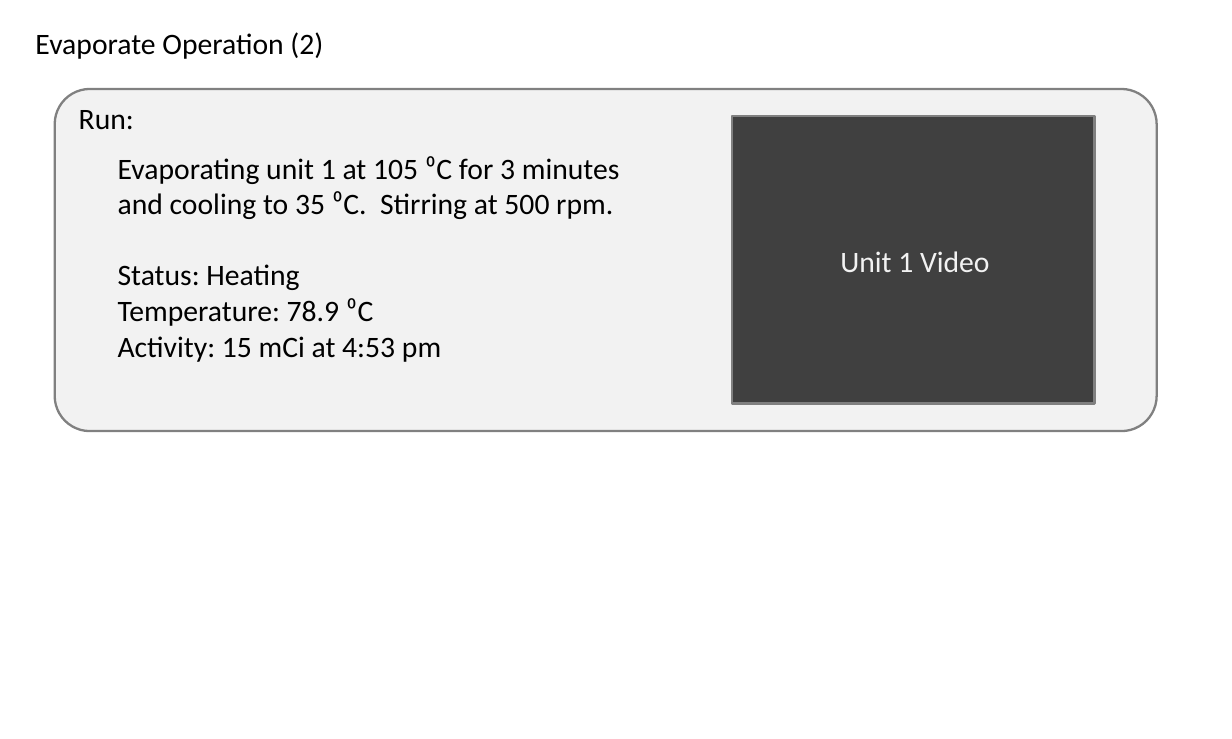
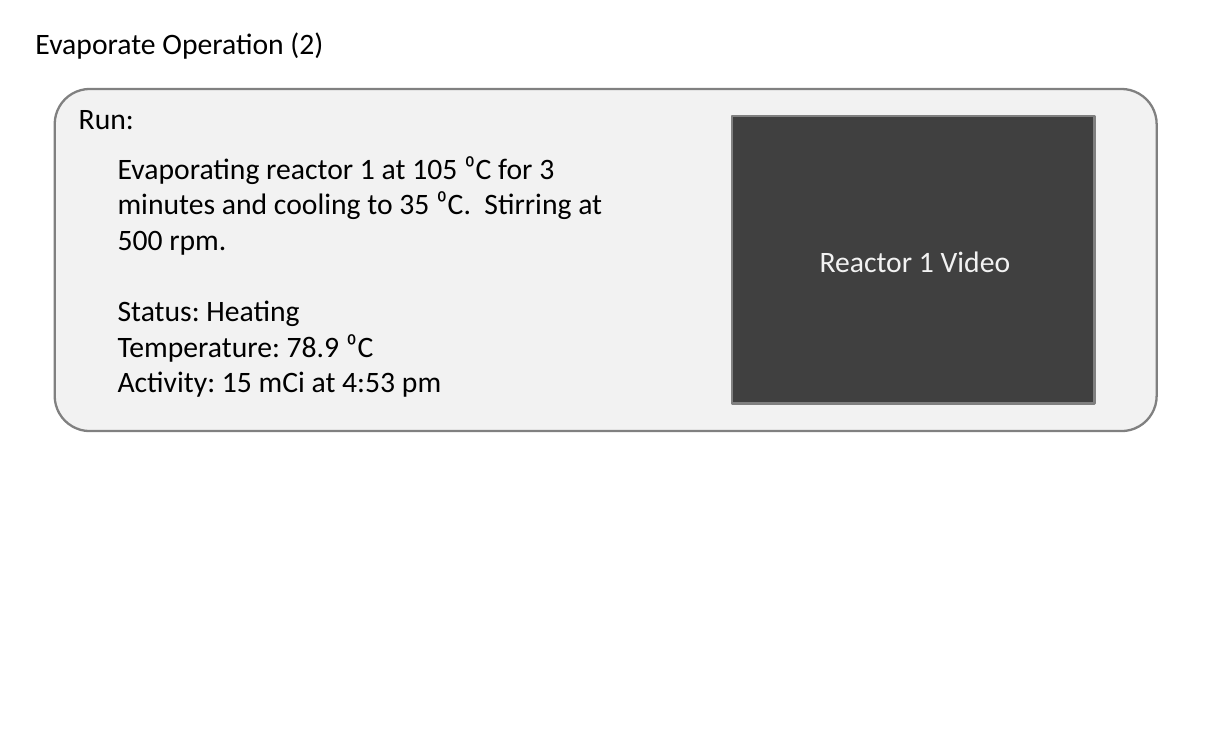
Before and after one commit to michaelvandam/elixys, a slide deck: slide 36 of doc/ElixysUserInterfaceWireframes.pptx. Drawn at 1232x739 pixels with LibreOffice and Linux fonts; fonts in the diff are those of the drawing. Boxes give left, top, right and bottom in pixels: in the first picture for what was removed or moved away, otherwise in the second. Text is boxed around its words. In the diff, an @@ line names an element or a change of style, - is before the commit and + after.

```diff
--- a/doc/ElixysUserInterfaceWireframes.pptx
+++ b/doc/ElixysUserInterfaceWireframes.pptx
@@ text at box(118, 156, 602, 255): text changed @@
-Evaporating unit 1 at 105 ⁰C for 3 minutes and cooling to 35 ⁰C. Stirring at 500 rpm.
+Evaporating reactor 1 at 105 ⁰C for 3 minutes and cooling to 35 ⁰C. Stirring at 500 rpm.
@@ text at box(820, 251, 1011, 272): text changed @@
-Unit 1 Video
+Reactor 1 Video
```
Also in this commit, not shown: 11 other slides changed, 1 other file.
